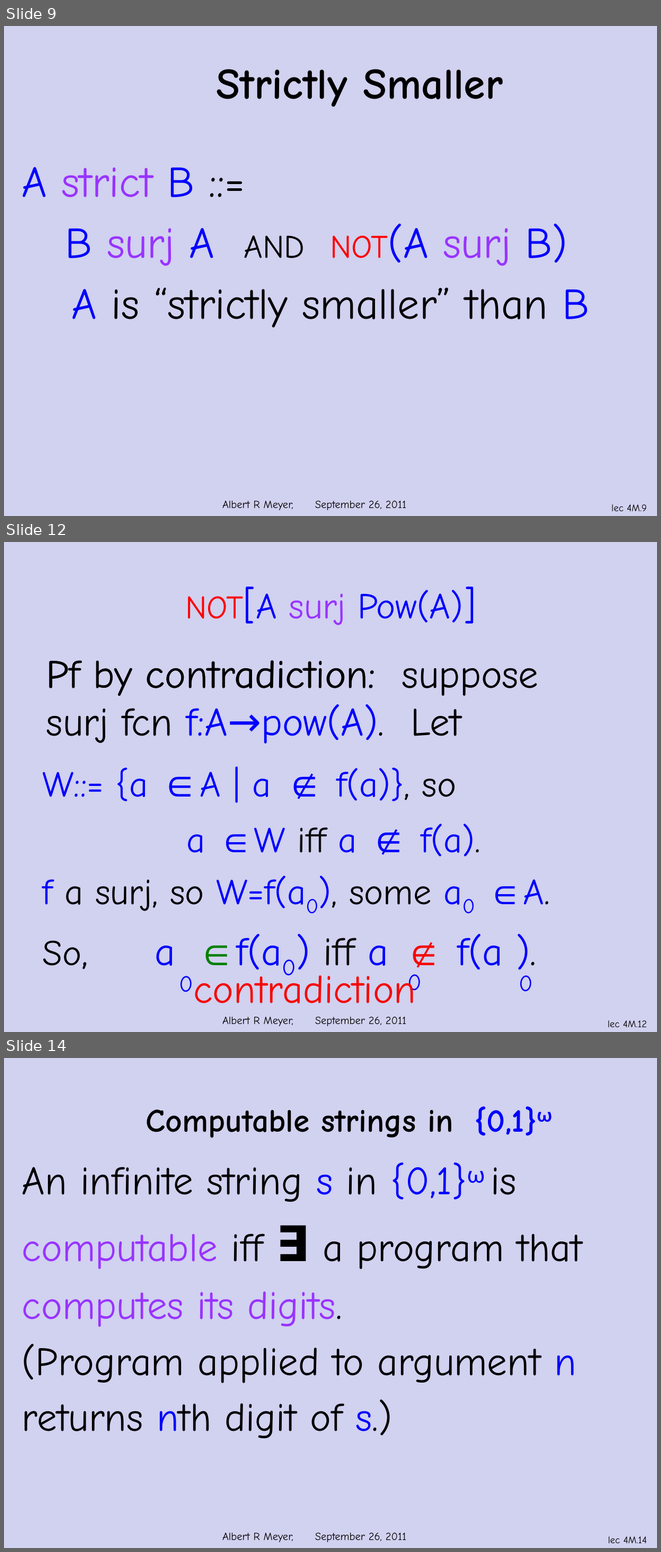
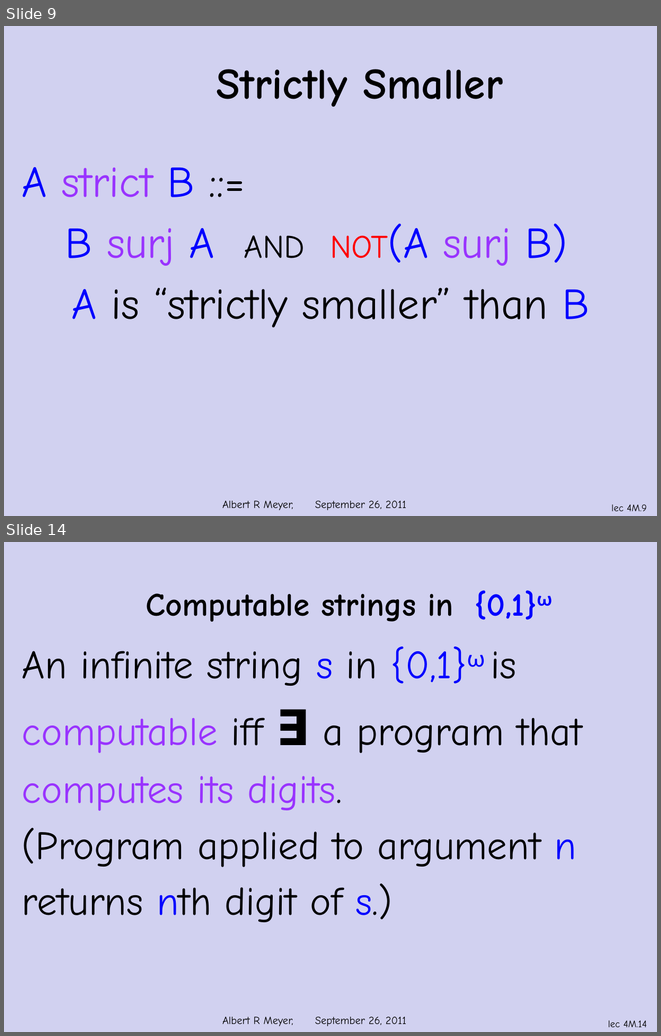
Before and after one commit to armeyer/mcs_web, a slide deck: fall11/slidesF11/slides4m.pptx. Shown one above the other, each under a label of ours: slides 9, 12 and 14 before the commit, slides 9 and 14 after it; the slides between them are not shown. The pictures are 661x1552 and 661x1036 pixels, drawn with LibreOffice and Linux fonts; fonts in the diff are those of the drawing; background and template pictures are left out. Boxes give left, top, right and bottom in pixels: in the first picture for what was removed or moved away, otherwise in the second. Text is boxed around its words. In the diff, an @@ line names an element or a change of style, - is before the commit and + after.

```diff
--- a/fall11/slidesF11/slides4m.pptx
+++ b/fall11/slidesF11/slides4m.pptx
@@ slide 12 removed at (4,542,657,1032), background #D1D1F0; not listed: 2 template elements that a slide beside it also shows @@
@@ title removed at (185,590,463,625) @@
-NOT[A surj Pow(A)]
@@ text removed at (46,668,539,743) @@
-Pf by contradiction: suppose
-surj fcn f:A→pow(A). Let
@@ text removed at (46,660,376,696) @@
-Pf by contradiction:
@@ text removed at (43,767,550,978) @@
-W::= {a ∈A | a ∉ f(a)}, so
-a ∈W iff a ∉ f(a).
-f a surj, so W=f(a0), some a0 ∈A.
-So, a ∈f(a0) iff a ∉ f(a ).
@@ text removed at (194,968,416,1003) @@
-contradiction
@@ text removed at (179,976,193,992) @@
-0
@@ text removed at (408,974,422,998) @@
-0
@@ text removed at (519,975,533,991) @@
-0
```
Also in this commit, not shown: 4 slides changed, 1 slide added, 1 other file.
